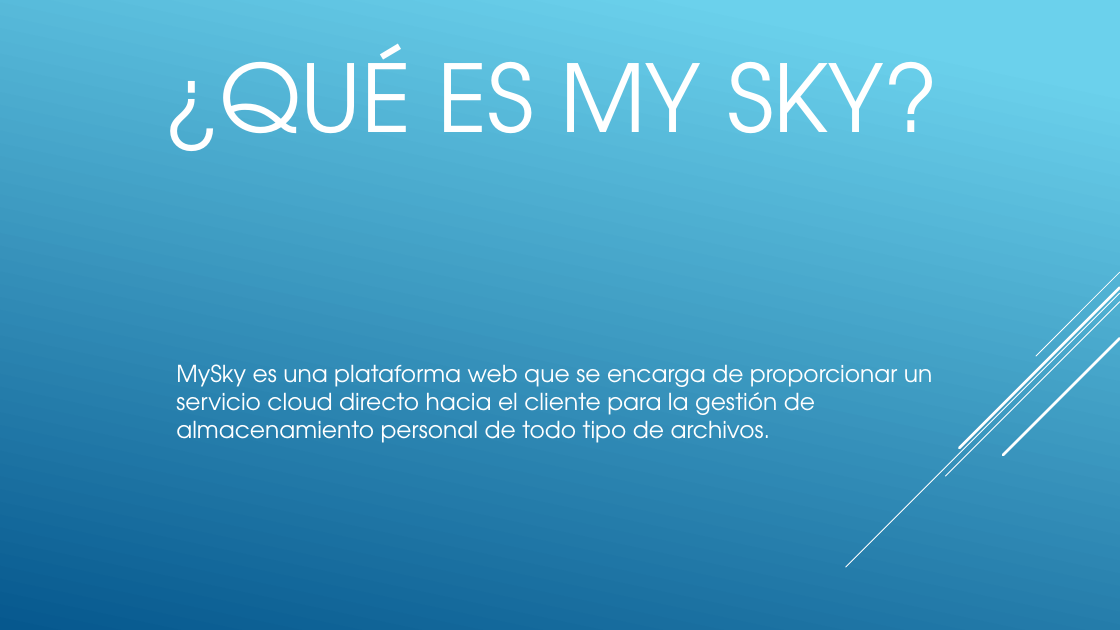
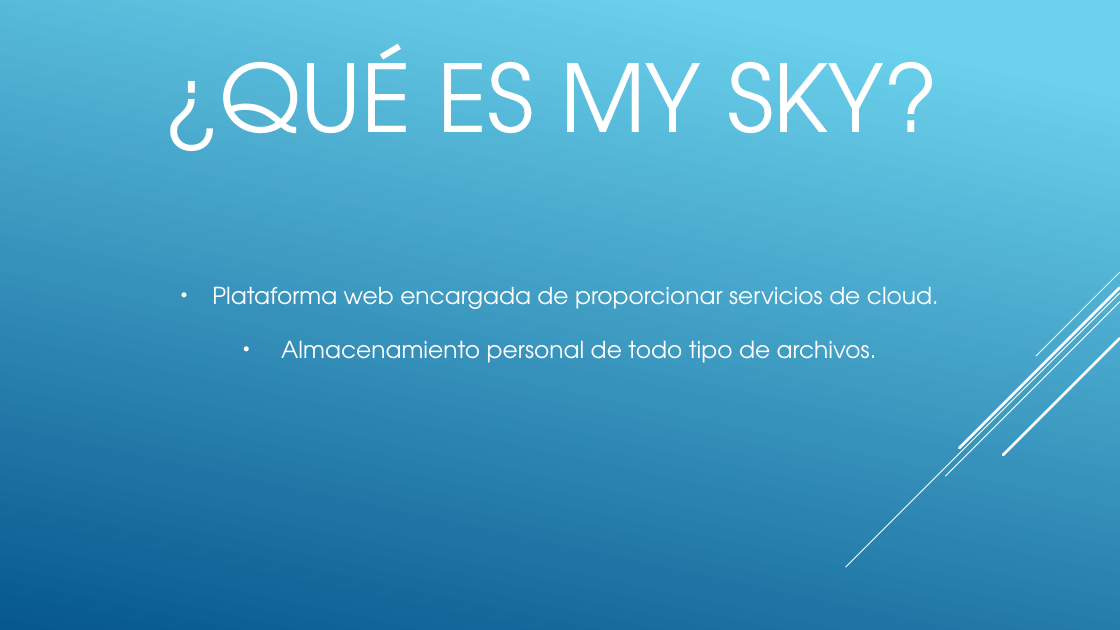
Before and after one commit to JvRdgz/Home-cloud-lite, a slide deck: slide 3 of doc/Presentación/Defensa.pptx (slide 2 before the commit). Drawn at 1120x630 pixels with LibreOffice and Linux fonts; fonts in the diff are those of the drawing. Boxes give left, top, right and bottom in pixels: in the first picture for what was removed or moved away, otherwise in the second. Text is boxed around its words. In the diff, an @@ line names an element or a change of style, - is before the commit and + after.

Commit message:
Version 2.0.1

```diff
--- a/doc/Presentación/Defensa.pptx
+++ b/doc/Presentación/Defensa.pptx
@@ text at (212,286,939,363): text changed @@
-MySky es una plataforma web que se encarga de proporcionar un servicio cloud directo hacia el cliente para la gestión de almacenamiento personal de todo tipo de archivos.
+• Plataforma web encargada de proporcionar servicios de cloud.
+• Almacenamiento personal de todo tipo de archivos.
```
Also in this commit, not shown: 1 other slide changed, 6 slides added, 2 slides removed.
